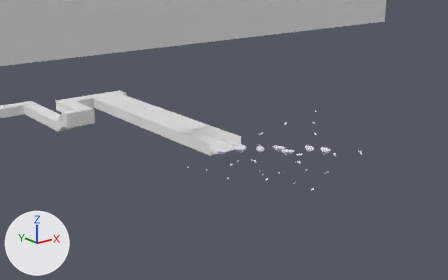
Before and after pictures for a commit that changed the Blender file GradJam/Assets/Models/LevelWhiteBox/whitebox.blend.
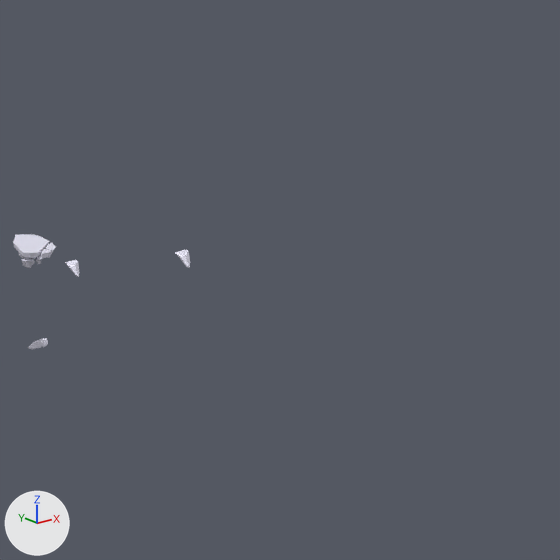
There are two pictures of each version: one from a 50 mm lens placed at (-36.3, -416.0, 77.5), pointed at (55.9, -300.9, 31.4), one close up on the part from 71% to 100% of the width and 33% to 80% of the height. Lighting does not change. The marker at lower left points along +X, +Y and +Z.

Before the edit, the objects in view are built like this:
```python
me_platforms = bpy.data.meshes.new('Platforms')
me_platforms.from_pydata(...)  # 1134 vertices, 996 faces; spans x -1.3..28.0, y -24.7..1.8, z -8.9..1.0
# faces by material slot: [872, 124]
me_platforms.materials.append(mat_material_001)  # white #efeeff
me_platforms.materials.append(mat_material)  # white #efeeff
ob_platforms = bpy.data.objects.new('Platforms', me_platforms)
ob_platforms.location = (71.68, -320.02, 29.7)
ob_platforms.rotation_euler = (0.0, 0.0, -3.877)  # degrees (0, 0, -222)
```
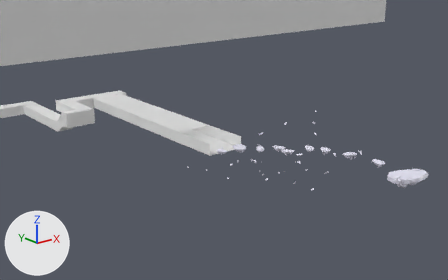
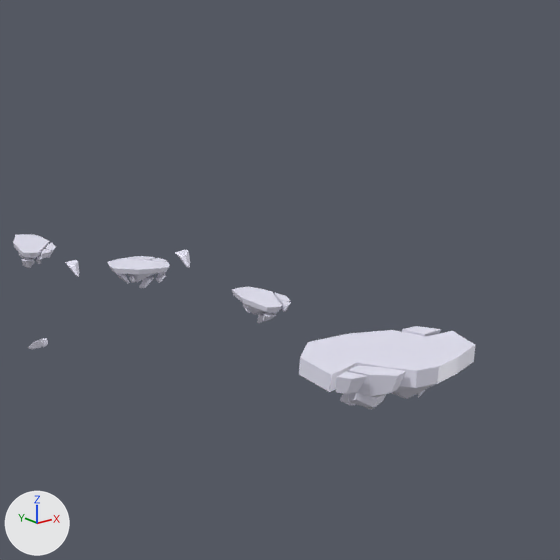
Commit message: final platform placed

Where the change shows, as pixel boxes [x1, y1, x2, y2] in the close-ups (560 x 560 px):
'Platforms', reshaped
    before: [13, 234, 56, 268]
    after: [13, 234, 475, 410]
part 1 of me_platforms, added
    after: [107, 258, 170, 282]
part 2 of me_platforms, added
    after: [128, 256, 155, 261]
part 3 of me_platforms, added
    after: [156, 273, 166, 283]
part 4 of me_platforms, added
    after: [139, 276, 154, 288]
part 5 of me_platforms, added
    after: [116, 273, 129, 283]
part 6 of me_platforms, added
    after: [231, 287, 282, 314]
part 7 of me_platforms, added
    after: [275, 293, 290, 309]
part 8 of me_platforms, added
    after: [281, 301, 291, 312]
part 9 of me_platforms, added
    after: [263, 312, 276, 322]
part 10 of me_platforms, added
    after: [257, 314, 264, 323]
part 11 of me_platforms, added
    after: [299, 330, 475, 399]
part 12 of me_platforms, added
    after: [347, 366, 406, 397]
part 13 of me_platforms, added
    after: [402, 326, 442, 337]
part 14 of me_platforms, added
    after: [336, 372, 367, 394]
part 15 of me_platforms, added
    after: [348, 392, 386, 410]
part 16 of me_platforms, added
    after: [340, 393, 356, 405]

What changed in the scene script:
```text
Change me_platforms:
    where me_platforms.from_pydata(...)  # 1134 vertices, 996 faces; spans x -1.3..28.0, y -24.7..1.8, z -8.9..1.0
    used by ob_platforms; location = (71.68, -320.02, 29.7); rotation_euler = (0.0, 0.0, -3.877), in degrees (0, 0, -222)
    me_platforms part 1: the loose piece of 40 vertices spanning x -1.1..1.0, y -1.6..1.7, z 0.0..1.0 is copied, and the copy is turned 95.9 degrees about the z axis through its middle, then moved by (-5.4, 3.7, 0.2); it spans x -7.1..-3.8, y 2.8..4.8, z 0.2..1.2
    me_platforms part 2: the loose piece of 16 vertices spanning x -1.3..-0.7, y -0.3..1.2, z 0.5..1.0 is copied, and the copy is turned 95.9 degrees about the z axis through its middle, then moved by (-4.8, 2.3, 0.2); it spans x -6.5..-5.0, y 2.4..3.0, z 0.6..1.2
    me_platforms part 3: the loose piece of 14 vertices spanning x 0.0..0.6, y 1.0..1.5, z 0.0..0.5 is copied, and the copy is turned 95.9 degrees about the z axis through its middle, then moved by (-7.0, 2.7, 0.2); it spans x -6.9..-6.4, y 3.6..4.2, z 0.2..0.7
    me_platforms part 4: the loose piece of 14 vertices spanning x -0.2..0.5, y 0.2..0.9, z -0.4..0.3 is copied, and the copy is turned 95.9 degrees about the z axis through its middle, then moved by (-6.1, 3.3, 0.2); it spans x -6.3..-5.6, y 3.5..4.2, z -0.2..0.5
    me_platforms part 5: the loose piece of 14 vertices spanning x -0.2..0.5, y -1.2..-0.4, z 0.0..0.6 is copied, and the copy is turned 95.9 degrees about the z axis through its middle, then moved by (-4.7, 4.8, 0.2); it spans x -5.0..-4.2, y 3.6..4.3, z 0.1..0.8
    me_platforms part 6: the loose piece of 40 vertices spanning x -1.1..1.0, y -1.6..1.7, z 0.0..1.0 is copied, and the copy is turned 25 degrees about the z axis through its middle, then moved by (-11.1, 8.8, 0.2); it spans x -12.0..-9.8, y 7.2..10.5, z 0.2..1.2
    me_platforms part 7: the loose piece of 16 vertices spanning x 21.5..22.3, y -19.5..-18.2, z -5.2..-4.7 is copied, and the copy is scaled about its middle by (-0.866, -1.04, 1), then moved by (-34.2, 27.6, 5.9); it spans x -12.6..-11.9, y 8.1..9.5, z 0.6..1.2
    me_platforms part 8: the loose piece of 14 vertices spanning x -1.0..-0.4, y 0.9..1.8, z 0.6..1.0 is copied, and the copy is turned 25 degrees about the z axis through its middle, then moved by (-11.6, 8.4, 0.2); it spans x -12.6..-12.1, y 9.4..10.2, z 0.8..1.2
    me_platforms part 9: the loose piece of 14 vertices spanning x 0.0..0.6, y 1.0..1.5, z 0.0..0.5 is copied, and the copy is turned 25 degrees about the z axis through its middle, then moved by (-11.7, 8.9, 0.2); it spans x -11.8..-11.1, y 9.8..10.4, z 0.2..0.7
    me_platforms part 10: the loose piece of 14 vertices spanning x -0.2..0.5, y 0.2..0.9, z -0.4..0.3 is copied, and the copy is turned 25 degrees about the z axis through its middle, then moved by (-11.4, 8.9, 0.2); it spans x -11.6..-11.0, y 9.0..9.8, z -0.2..0.5
    me_platforms part 11: the loose piece of 42 vertices spanning x 2.5..4.4, y -5.6..-2.3, z -0.8..0.2 is copied, and the copy is turned -72 degrees about the z axis through its middle and scaled by 2.78, then moved by (-19.4, 21.0, 0.4); it spans x -20.5..-11.4, y 14.0..20.6, z -1.2..1.4
    me_platforms part 12: the loose piece of 12 vertices spanning x 2.3..2.9, y -3.7..-2.7, z -0.4..0.1 is copied, and the copy is turned -72 degrees about the z axis through its middle and scaled by 2.78, then moved by (-17.4, 23.1, 0.6); it spans x -16.2..-13.4, y 19.2..20.5, z -0.3..1.3
    me_platforms part 13: the loose piece of 8 vertices spanning x 4.1..4.5, y -5.5..-4.8, z -0.3..0.1 is copied, and the copy is turned -72 degrees about the z axis through its middle and scaled by 2.78, then moved by (-22.7, 19.0, 0.8); it spans x -19.4..-17.3, y 13.3..14.6, z 0.1..1.3
    me_platforms part 14: the loose piece of 8 vertices spanning x 2.4..2.7, y -2.9..-2.4, z -0.2..0.1 is copied, and the copy is turned -72 degrees about the z axis through its middle and scaled by 2.78, then moved by (-15.9, 23.2, 0.9); it spans x -14.2..-12.7, y 20.1..21.1, z 0.4..1.3
    me_platforms part 15: the loose piece of 12 vertices spanning x 15.0..15.9, y -11.7..-10.8, z -4.0..-3.1 is copied, and the copy is turned -72 degrees about the z axis through its middle and scaled by 2.78, then moved by (-30.2, 29.2, 2.9); it spans x -16.0..-13.8, y 16.4..19.5, z -1.8..0.5
    me_platforms part 16: the loose piece of 8 vertices spanning x 15.5..16.0, y -11.5..-11.0, z -4.0..-3.4 is copied, and the copy is turned -72 degrees about the z axis through its middle and scaled by 2.78, then moved by (-30.1, 28.4, 2.7); it spans x -14.9..-13.7, y 16.6..18.0, z -1.8..-0.2
```
